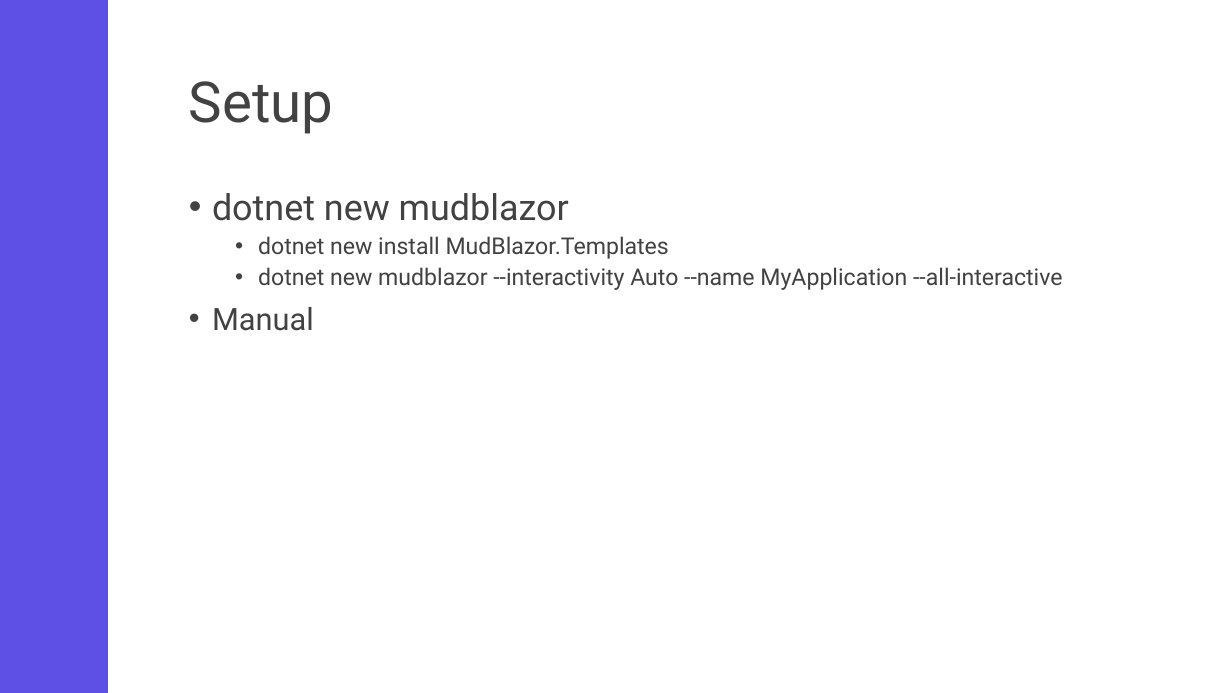
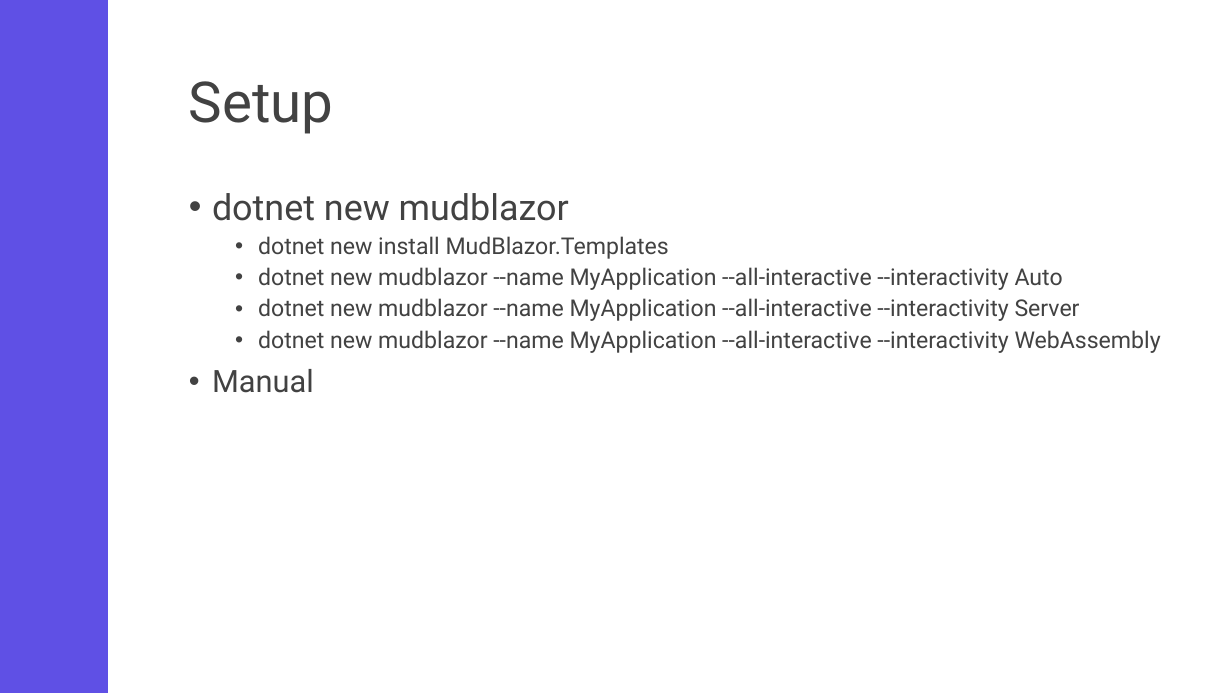
Before and after one commit to Rene-Sackers/presentation-mudblazor, a slide deck: slide 5 of powerpoint/MudBlazor presentation.pptx (slide 4 before the commit). Drawn at 1232x693 pixels with LibreOffice and Linux fonts; fonts in the diff are those of the drawing. Boxes give left, top, right and bottom in pixels: in the first picture for what was removed or moved away, otherwise in the second. Text is boxed around its words. In the diff, an @@ line names an element or a change of style, - is before the commit and + after.

```diff
--- a/powerpoint/MudBlazor presentation.pptx
+++ b/powerpoint/MudBlazor presentation.pptx
@@ text at box(258, 267, 1161, 353): text changed @@
-  • dotnet new mudblazor --interactivity Auto --name MyApplication --all-interactive
+  • dotnet new mudblazor --name MyApplication --all-interactive --interactivity Auto
+  • dotnet new mudblazor --name MyApplication --all-interactive --interactivity Server
+  • dotnet new mudblazor --name MyApplication --all-interactive --interactivity WebAssembly
```
Also in this commit, not shown: 2 other slides changed, 3 slides added, 46 other files.
